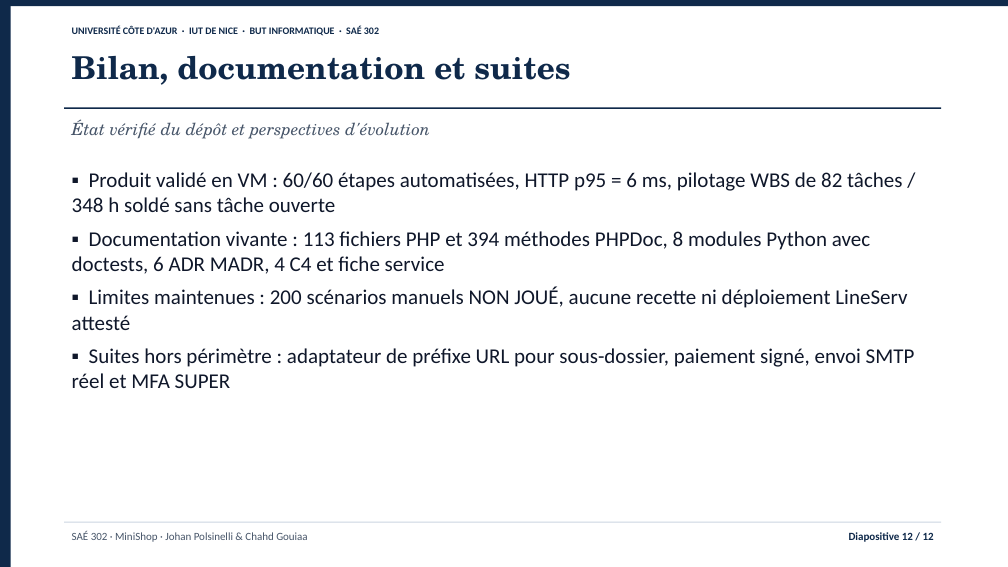
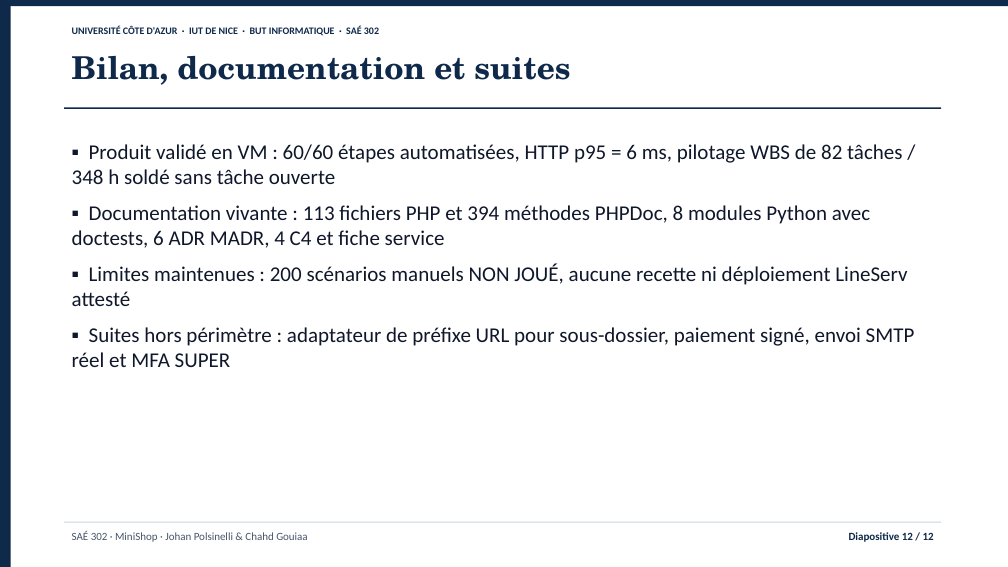
Before and after one commit to jojo8356/SAE-302, a slide deck: slide 12 of livrables/minishop-soutenance.pptx. Drawn at 1008x567 pixels with LibreOffice and Linux fonts; fonts in the diff are those of the drawing. Boxes give left, top, right and bottom in pixels: in the first picture for what was removed or moved away, otherwise in the second. Text is boxed around its words. In the diff, an @@ line names an element or a change of style, - is before the commit and + after.

Commit message:
docs: supprime tous les sous-titres gris et ajuste le placement vertical

```diff
--- a/livrables/minishop-soutenance.pptx
+++ b/livrables/minishop-soutenance.pptx
@@ text removed at <box>72,119,430,139</box> @@
-État vérifié du dépôt et perspectives d'évolution
@@ text "▪ Produit validé en VM ...": place and size @@
-text "▪ Produit validé en VM ..." at <box>72,172,915,388</box>
+text "▪ Produit validé en VM ..." at <box>72,144,915,367</box>
@@ text "▪ Produit validé en VM ..." at <box>72,144,915,367</box>: more space between paragraphs @@
```
Also in this commit, not shown: 11 other slides changed, 5 other files.
